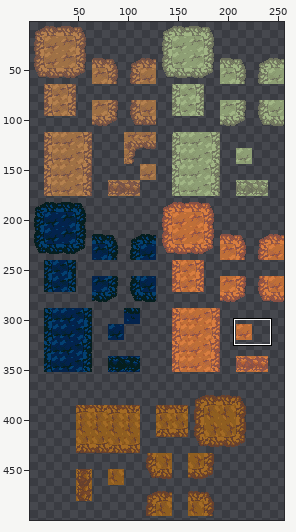
Two versions of one sprite sheet, production/Plan/Assets/TILEMAPS/TILEMAPS_DIRT-ROCK.png. Above, an overview of the earlier version with the close-up marked.
Close-up. Before the commit:
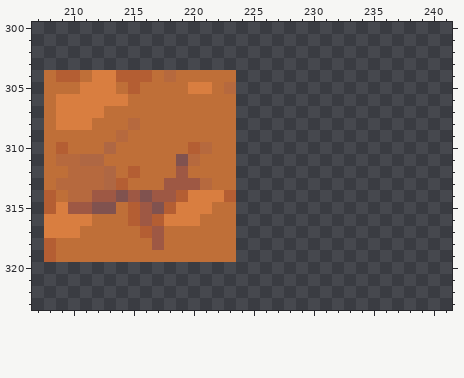
The file is 256x512 pixels. Colours within 5 levels of each other are drawn and written as one. Shown: x 207..241, y 300..323. The wide view leaves out empty margins.
The same view after the edit:
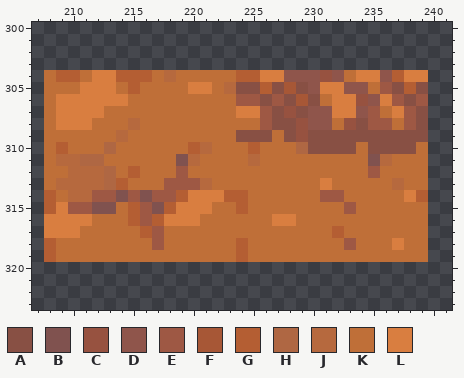
Palette (. is transparent): A #885044  B #80524f  C #975240  D #8f554b  E #9e5844  F #a75736  G #b45e33  H #af6743  J #b6693e  K #bf6f38  L #d97e40
Edits made:
{"y":304,"x":224,"old":"................","new":"GGLLDDDCDKLLDGLL"}
{"y":305,"x":224,"old":"................","new":"AAGAFADLLDDKEAGA"}
{"y":306,"x":224,"old":"................","new":"EEAEAFAKLLCDLEAE"}
{"y":307,"x":224,"old":"................","new":"LLEACADDLLDEKLEA"}
{"y":308,"x":224,"old":"................","new":"KKEAACDDKCAEEKEA"}
{"y":309,"x":224,"old":"................","new":"AAAKACAAAAAAAAAA"}
{"y":310,"x":224,"old":"................","new":"KGKKKHAAAAKAAAAK"}
{"y":311,"x":224,"old":"................","new":"KJKKKKKKKKKBJKKK"}
{"y":312,"x":224,"old":"................","new":"KKKKKKKKKKKEKKKK"}
{"y":313,"x":224,"old":"................","new":"KKKKKKKLKKKKKJKK"}
{"y":314,"x":224,"old":"................","new":"GKKKKKKEEKKKKKLG"}
{"y":315,"x":224,"old":"................","new":"GKKKKKKKKEKKKKKK"}
{"y":316,"x":224,"old":"................","new":"KKKLLKKKKKKKKKKK"}
{"y":317,"x":224,"old":"................","new":"KKKKKKKKGKKKKKKK"}
{"y":318,"x":224,"old":"................","new":"GKKKKKKKKEKKKLKK"}
{"y":319,"x":224,"old":"................","new":"GKKKKKKKKKKKKKKK"}
{"label":"added","picture_box":[236,70,428,262]}
